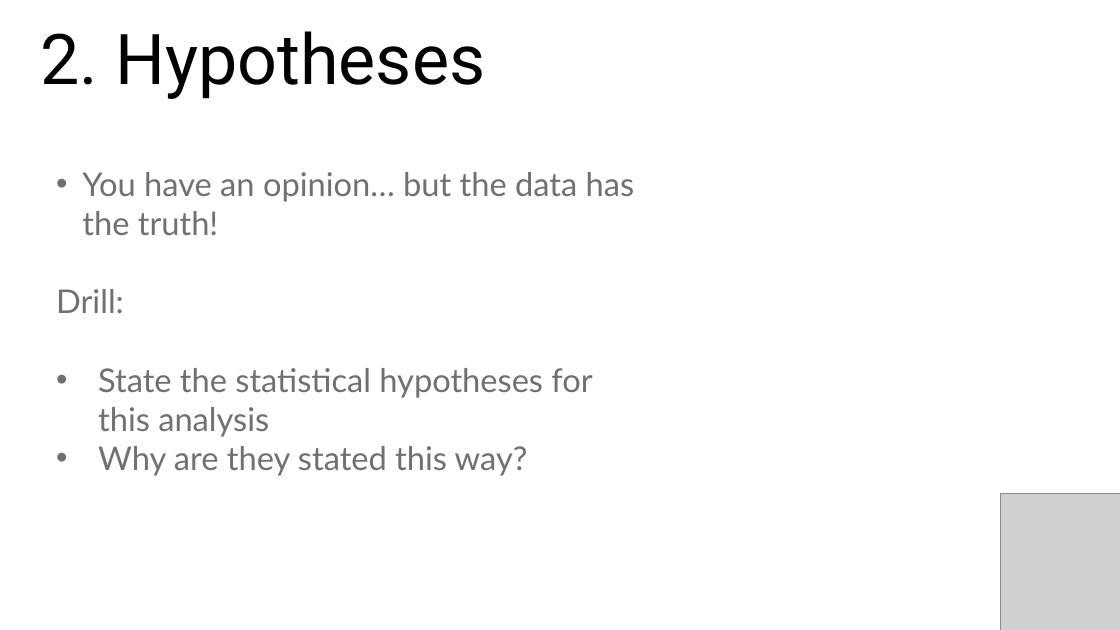
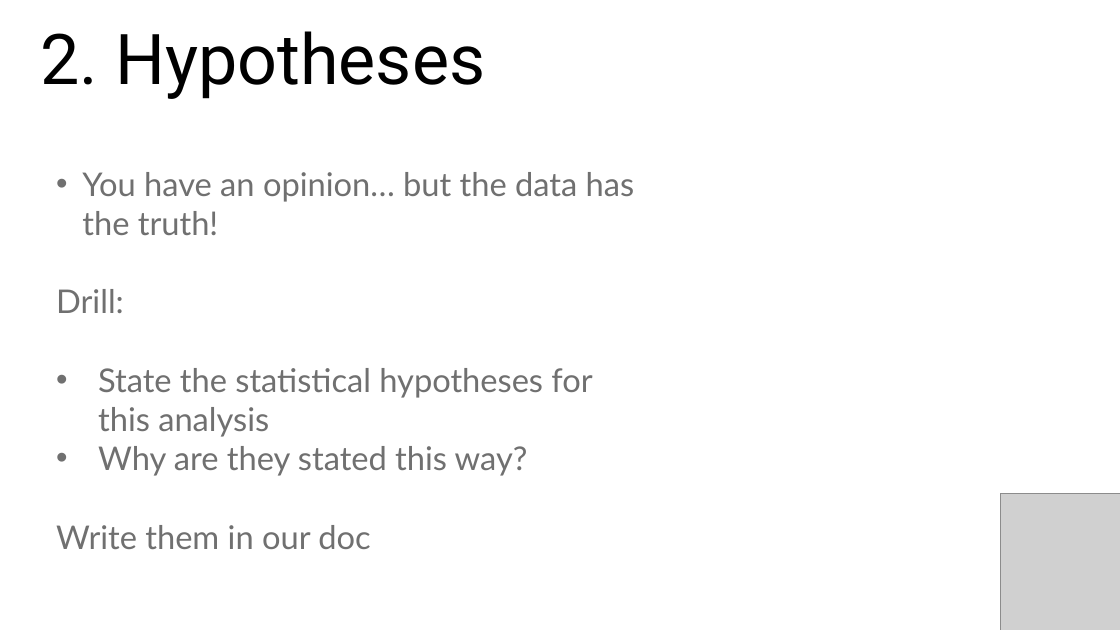
Before and after one commit to stringfestdata/aina-foundations-of-analytics, a slide deck: slide 27 of aina-foundations-of-analytics.pptx (slide 23 before the commit). Drawn at 1120x630 pixels with LibreOffice and Linux fonts; fonts in the diff are those of the drawing; grey boxes stand for pictures. Boxes give left, top, right and bottom in pixels: in the first picture for what was removed or moved away, otherwise in the second. Text is boxed around its words. In the diff, an @@ line names an element or a change of style, - is before the commit and + after.

```diff
--- a/aina-foundations-of-analytics.pptx
+++ b/aina-foundations-of-analytics.pptx
@@ text at (x1=56, y1=525, x2=370, y2=549): paragraph added @@
+Write them in our doc
```
Also in this commit, not shown: 8 other slides changed, 4 slides added, 2 other files.
